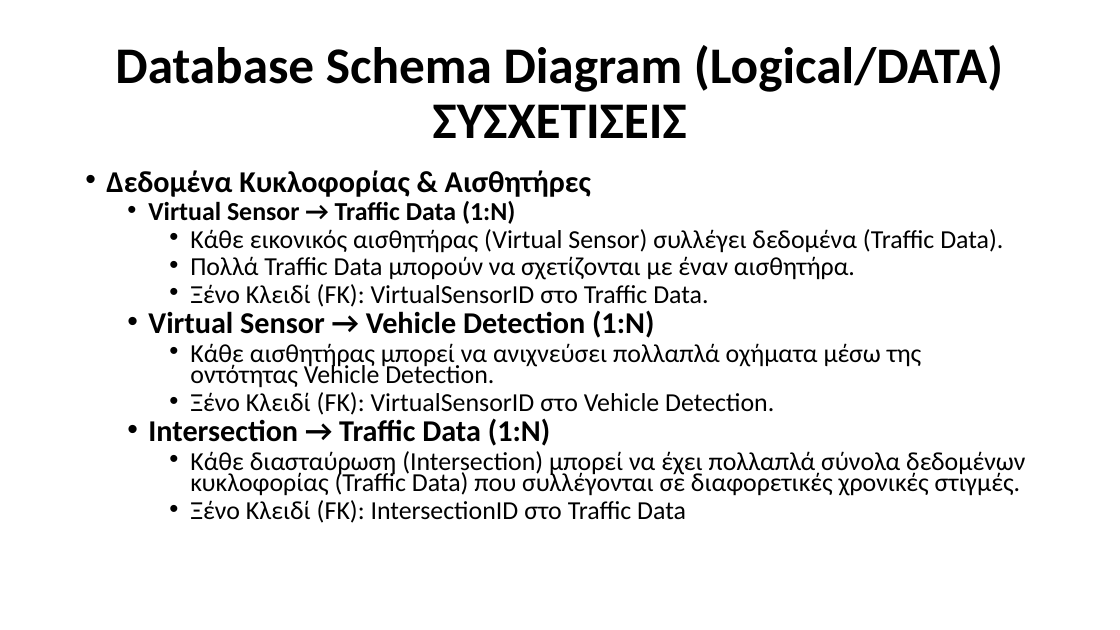
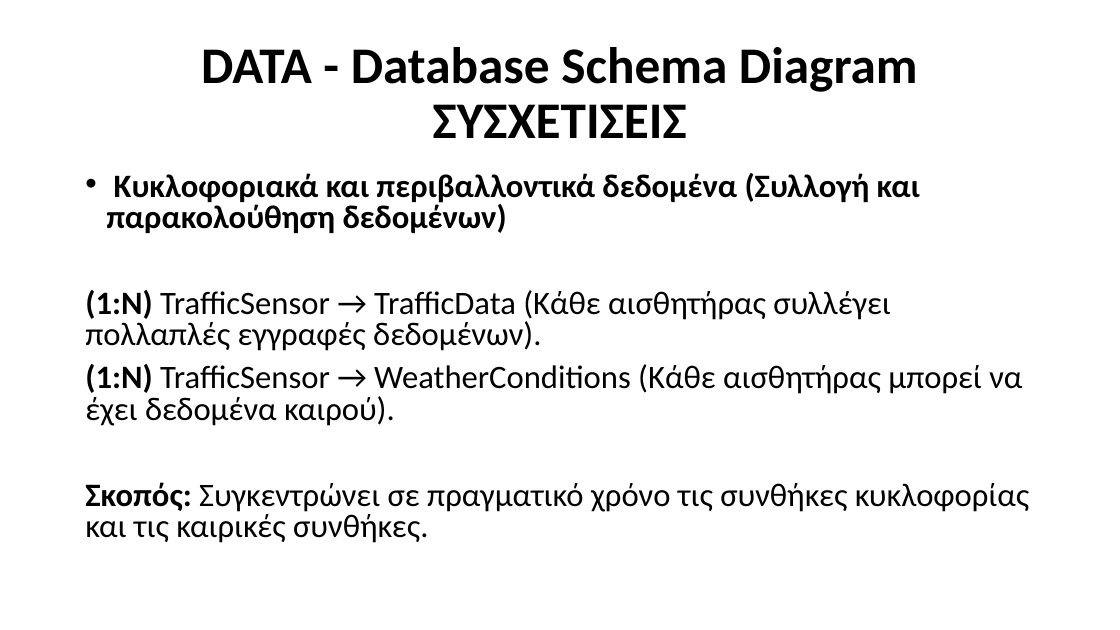
Before and after one commit to Ath21/STL_Drive, a slide deck: slide 23 of Presentation.pptx (slide 28 before the commit). Drawn at 1120x630 pixels with LibreOffice and Linux fonts; fonts in the diff are those of the drawing. Boxes give left, top, right and bottom in pixels: in the first picture for what was removed or moved away, otherwise in the second. Text is boxed around its words. In the diff, an @@ line names an element or a change of style, - is before the commit and + after.

```diff
--- a/Presentation.pptx
+++ b/Presentation.pptx
@@ title at (201,47,918,138): text changed @@
-Database Schema Diagram (Logical/DATA)
-ΣΥΣΧΕΤΙΣΕΙΣ
+DATA - Database Schema Diagram
+ΣΥΣΧΕΤΙΣΕΙΣ
@@ text at (85,173,1030,543): text changed; size 22.2 to 28 pt @@
-• Δεδομένα Κυκλοφορίας & Αισθητήρες
-  • Virtual Sensor → Traffic Data (1:N)
-    • Κάθε εικονικός αισθητήρας (Virtual Sensor) συλλέγει δεδομένα (Traffic Data).
-    • Πολλά Traffic Data μπορούν να σχετίζονται με έναν αισθητήρα.
-    • Ξένο Κλειδί (FK): VirtualSensorID στο Traffic Data.
-  • Virtual Sensor → Vehicle Detection (1:N)
-    • Κάθε αισθητήρας μπορεί να ανιχνεύσει πολλαπλά οχήματα μέσω της οντότητας Vehicle Detection.
-    • Ξένο Κλειδί (FK): VirtualSensorID στο Vehicle Detection.
-  • Intersection → Traffic Data (1:N)
-    • Κάθε διασταύρωση (Intersection) μπορεί να έχει πολλαπλά σύνολα δεδομένων κυκλοφορίας (Traffic Data) που συλλέγονται σε διαφορετικές χρονικές στιγμές.
-    • Ξένο Κλειδί (FK): IntersectionID στο Traffic Data
+• Κυκλοφοριακά και περιβαλλοντικά δεδομένα (Συλλογή και παρακολούθηση δεδομένων)
+(1:N) TrafficSensor → TrafficData (Κάθε αισθητήρας συλλέγει πολλαπλές εγγραφές δεδομένων).
+(1:N) TrafficSensor → WeatherConditions (Κάθε αισθητήρας μπορεί να έχει δεδομένα καιρού).
+Σκοπός: Συγκεντρώνει σε πραγματικό χρόνο τις συνθήκες κυκλοφορίας και τις καιρικές συνθήκες.
```
Also in this commit, not shown: 18 other slides changed, 5 slides removed, 2 other files.
